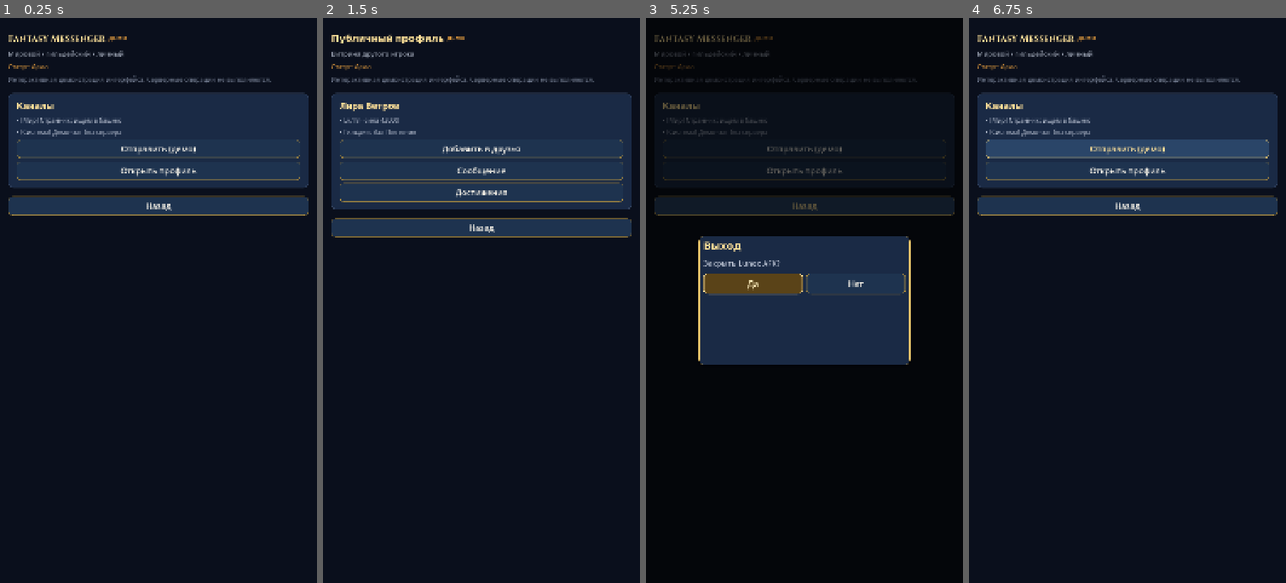
Above: before the commit, frames 1-4 (left to right).
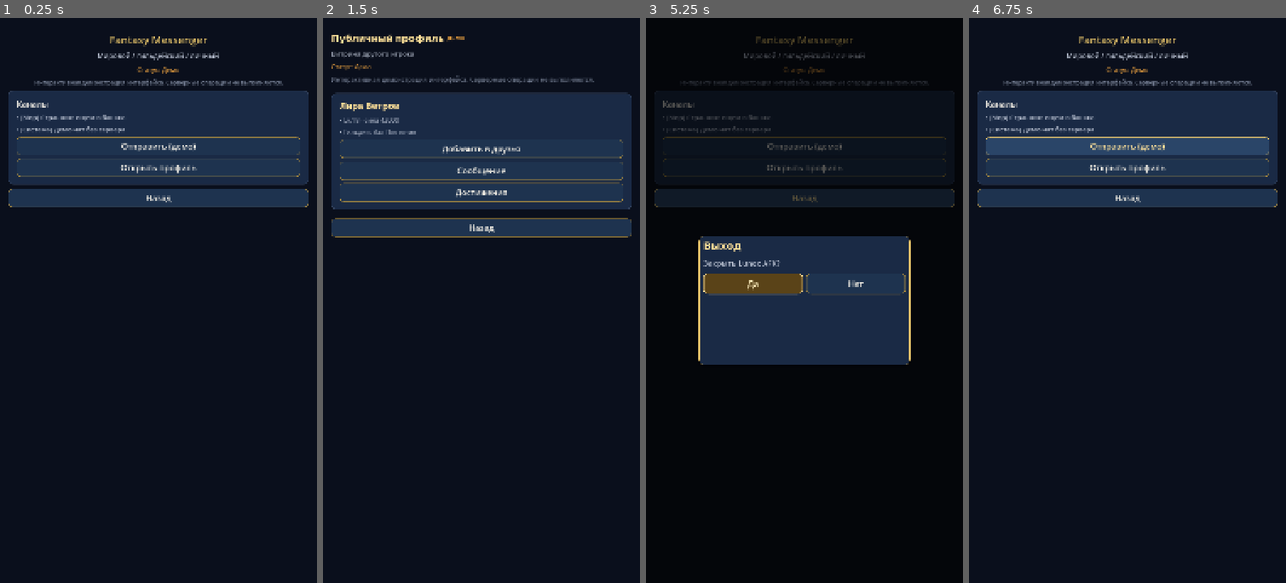
Above: after the commit, the same moments.

Repository: maillunex-lang/number5
Game: Godot game, scene res://scenes/features/chat.tscn
The game is run twice, just before and just after one commit, with the same random seed, the same clock (stepped at 60 frames per second) and the same inputs. This scene is started directly instead of the project's main scene.
Inputs:
- Up to frame 1 (0.25 s): no input
- Up to frame 2 (1.5 s): click "Отправить (демо)" at 0.5 s; click "Открыть профиль" at 1.25 s
- Up to frame 3 (5.25 s): click "Добавить в друзья" at 2 s; click "Назад" at 2.75 s; click "Нет" at 3.5 s; click "Сообщение" at 4.25 s; click "Назад" at 5 s
- Up to frame 4 (6.75 s): click "Нет" at 5.75 s; click "Отправить (демо)" at 6.5 s

The runs differ from the first frame. In frame 1, 7.5% of the frame differs, in the area x 2-98%, y 3-35%; in frame 2, nothing differs; in frame 3, 4.6%; in frame 4, 7.9%.

Commit message:
UI-VISUAL wave5+: Chat/Friends/Rankings Theme hosts
Migrate social demo screens off DemoScreenBuilder onto .tscn chrome +
FeatureSectionHost DynamicHost fill; align VIP/SocialHub to the helper.

Co-authored-by: maillunex-lang <maillunex-lang@users.noreply.github.com>

Diff:
--- a/scenes/features/chat.gd
+++ b/scenes/features/chat.gd
@@ -1,12 +1,18 @@
 extends Control
-## Auto-generated demo feature screen
+## SOCIAL-02 chat: chrome в .tscn; DynamicHost — без DemoScreenBuilder.
 
 var _payload: Dictionary = {}
-const CONFIG := {
-	"title": "Fantasy Messenger",
-	"status": "Демо",
-	"subtitle": "Мировой / гильдейский / личный",
-	"sections": [
+
+@onready var _title: Label = $Safe/Scroll/VBox/Title
+@onready var _host: VBoxContainer = $Safe/Scroll/VBox/DynamicHost
+
+func setup(payload: Dictionary = {}) -> void:
+	_payload = payload
+
+func _ready() -> void:
+	$Safe/Scroll/VBox/BackBtn.pressed.connect(func(): ScreenRouter.handle_back())
+	_title.text = str(_payload.get("title_override", "Fantasy Messenger"))
+	FeatureSectionHost.fill(_host, [
 		{
 			"title": "Каналы",
 			"lines": [
@@ -14,26 +20,8 @@
 				"[Система] Демо-чат без сервера",
 			],
 			"actions": [
-				{
-					"label": "Отправить (демо)",
-					"kind": "toast",
-					"msg": "Сообщение не отправлено на сервер",
-				},
-				{
-					"label": "Открыть профиль",
-					"kind": "route",
-					"route": "PROFILE-02",
-				},
+				{"label": "Отправить (демо)", "kind": "toast", "msg": "Сообщение не отправлено на сервер"},
+				{"label": "Открыть профиль", "kind": "route", "route": "PROFILE-02"},
 			],
 		},
-	],
-}
-
-func setup(payload: Dictionary = {}) -> void:
-	_payload = payload
-
-func _ready() -> void:
-	var cfg := CONFIG.duplicate(true)
-	if _payload.has("title_override"):
-		cfg["title"] = _payload["title_override"]
-	DemoScreenBuilder.build($Safe/Scroll/VBox, cfg)
+	])
--- a/scenes/features/chat.tscn
+++ b/scenes/features/chat.tscn
@@ -1,4 +1,4 @@
-[gd_scene load_steps=2 format=3]
+[gd_scene load_steps=2 format=3 uid="uid://lunexchathub"]
 
 [ext_resource type="Script" path="res://scenes/features/chat.gd" id="1"]
 
@@ -29,9 +29,51 @@
 
 [node name="Scroll" type="ScrollContainer" parent="Safe"]
 layout_mode = 2
+size_flags_vertical = 3
 horizontal_scroll_mode = 0
 
 [node name="VBox" type="VBoxContainer" parent="Safe/Scroll"]
 layout_mode = 2
 size_flags_horizontal = 3
+theme_override_constants/separation = 14
+
+[node name="Title" type="Label" parent="Safe/Scroll/VBox"]
+layout_mode = 2
+theme_override_colors/font_color = Color(0.909804, 0.772549, 0.415686, 1)
+theme_override_font_sizes/font_size = 36
+text = "Fantasy Messenger"
+horizontal_alignment = 1
+
+[node name="Subtitle" type="Label" parent="Safe/Scroll/VBox"]
+layout_mode = 2
+theme_override_colors/font_color = Color(0.721569, 0.752941, 0.815686, 1)
+theme_override_font_sizes/font_size = 24
+text = "Мировой / гильдейский / личный"
+horizontal_alignment = 1
+autowrap_mode = 3
+
+[node name="StatusLabel" type="Label" parent="Safe/Scroll/VBox"]
+layout_mode = 2
+theme_override_colors/font_color = Color(0.878431, 0.603922, 0.243137, 1)
+theme_override_font_sizes/font_size = 22
+text = "Статус: Демо"
+horizontal_alignment = 1
+
+[node name="Blurb" type="Label" parent="Safe/Scroll/VBox"]
+layout_mode = 2
+theme_override_colors/font_color = Color(0.478431, 0.517647, 0.6, 1)
+theme_override_font_sizes/font_size = 20
+text = "Интерактивная демонстрация интерфейса. Серверные операции не выполняются."
+horizontal_alignment = 1
+autowrap_mode = 3
+
+[node name="DynamicHost" type="VBoxContainer" parent="Safe/Scroll/VBox"]
+layout_mode = 2
+size_flags_horizontal = 3
 theme_override_constants/separation = 12
+
+[node name="BackBtn" type="Button" parent="Safe/Scroll/VBox"]
+custom_minimum_size = Vector2(0, 64)
+layout_mode = 2
+theme_type_variation = &"GameButton"
+text = "Назад"
--- a/scenes/features/friends.gd
+++ b/scenes/features/friends.gd
@@ -1,12 +1,18 @@
 extends Control
-## Auto-generated demo feature screen
+## SOCIAL-03 friends: chrome в .tscn; DynamicHost — без DemoScreenBuilder.
 
 var _payload: Dictionary = {}
-const CONFIG := {
-	"title": "Друзья",
-	"status": "Демо",
-	"subtitle": "Карточки игроков и заявки",
-	"sections": [
+
+@onready var _title: Label = $Safe/Scroll/VBox/Title
+@onready var _host: VBoxContainer = $Safe/Scroll/VBox/DynamicHost
+
+func setup(payload: Dictionary = {}) -> void:
+	_payload = payload
+
+func _ready() -> void:
+	$Safe/Scroll/VBox/BackBtn.pressed.connect(func(): ScreenRouter.handle_back())
+	_title.text = str(_payload.get("title_override", "Друзья"))
+	FeatureSectionHost.fill(_host, [
 		{
 			"title": "Список",
 			"lines": [
@@ -14,26 +20,8 @@
 				"Боро Камень · Lv.15 · сила 31000",
 			],
 			"actions": [
-				{
-					"label": "Подарок (демо)",
-					"kind": "toast",
-					"msg": "Подарок отмечен локально",
-				},
-				{
-					"label": "Заявки",
-					"kind": "info",
-					"msg": "Нет новых заявок",
-				},
+				{"label": "Подарок (демо)", "kind": "toast", "msg": "Подарок отмечен локально"},
+				{"label": "Заявки", "kind": "info", "msg": "Нет новых заявок"},
 			],
 		},
-	],
-}
-
-func setup(payload: Dictionary = {}) -> void:
-	_payload = payload
-
-func _ready() -> void:
-	var cfg := CONFIG.duplicate(true)
-	if _payload.has("title_override"):
-		cfg["title"] = _payload["title_override"]
-	DemoScreenBuilder.build($Safe/Scroll/VBox, cfg)
+	])
--- a/scenes/features/friends.tscn
+++ b/scenes/features/friends.tscn
@@ -1,4 +1,4 @@
-[gd_scene load_steps=2 format=3]
+[gd_scene load_steps=2 format=3 uid="uid://lunexfriendshub"]
 
 [ext_resource type="Script" path="res://scenes/features/friends.gd" id="1"]
 
@@ -29,9 +29,51 @@
 
 [node name="Scroll" type="ScrollContainer" parent="Safe"]
 layout_mode = 2
+size_flags_vertical = 3
 horizontal_scroll_mode = 0
 
 [node name="VBox" type="VBoxContainer" parent="Safe/Scroll"]
 layout_mode = 2
 size_flags_horizontal = 3
+theme_override_constants/separation = 14
+
+[node name="Title" type="Label" parent="Safe/Scroll/VBox"]
+layout_mode = 2
+theme_override_colors/font_color = Color(0.909804, 0.772549, 0.415686, 1)
+theme_override_font_sizes/font_size = 36
+text = "Друзья"
+horizontal_alignment = 1
+
+[node name="Subtitle" type="Label" parent="Safe/Scroll/VBox"]
+layout_mode = 2
+theme_override_colors/font_color = Color(0.721569, 0.752941, 0.815686, 1)
+theme_override_font_sizes/font_size = 24
+text = "Карточки игроков и заявки"
+horizontal_alignment = 1
+autowrap_mode = 3
+
+[node name="StatusLabel" type="Label" parent="Safe/Scroll/VBox"]
+layout_mode = 2
+theme_override_colors/font_color = Color(0.878431, 0.603922, 0.243137, 1)
+theme_override_font_sizes/font_size = 22
+text = "Статус: Демо"
+horizontal_alignment = 1
+
+[node name="Blurb" type="Label" parent="Safe/Scroll/VBox"]
+layout_mode = 2
+theme_override_colors/font_color = Color(0.478431, 0.517647, 0.6, 1)
+theme_override_font_sizes/font_size = 20
+text = "Интерактивная демонстрация интерфейса. Серверные операции не выполняются."
+horizontal_alignment = 1
+autowrap_mode = 3
+
+[node name="DynamicHost" type="VBoxContainer" parent="Safe/Scroll/VBox"]
+layout_mode = 2
+size_flags_horizontal = 3
 theme_override_constants/separation = 12
+
+[node name="BackBtn" type="Button" parent="Safe/Scroll/VBox"]
+custom_minimum_size = Vector2(0, 64)
+layout_mode = 2
+theme_type_variation = &"GameButton"
+text = "Назад"
--- a/scenes/features/rankings.gd
+++ b/scenes/features/rankings.gd
@@ -1,12 +1,18 @@
 extends Control
-## Auto-generated demo feature screen
+## RANK-01 rankings: chrome в .tscn; DynamicHost — без DemoScreenBuilder.
 
 var _payload: Dictionary = {}
-const CONFIG := {
-	"title": "Рейтинги",
-	"status": "Демо",
-	"subtitle": "Пьедестал топ-3",
-	"sections": [
+
+@onready var _title: Label = $Safe/Scroll/VBox/Title
+@onready var _host: VBoxContainer = $Safe/Scroll/VBox/DynamicHost
+
+func setup(payload: Dictionary = {}) -> void:
+	_payload = payload
+
+func _ready() -> void:
+	$Safe/Scroll/VBox/BackBtn.pressed.connect(func(): ScreenRouter.handle_back())
+	_title.text = str(_payload.get("title_override", "Рейтинги"))
+	FeatureSectionHost.fill(_host, [
 		{
 			"title": "Топ",
 			"lines": [
@@ -15,26 +21,8 @@
 				"3. Боро · 31000",
 			],
 			"actions": [
-				{
-					"label": "Профиль #2",
-					"kind": "route",
-					"route": "PROFILE-02",
-				},
-				{
-					"label": "Фильтр: сила",
-					"kind": "toast",
-					"msg": "Фильтр (демо)",
-				},
+				{"label": "Профиль #2", "kind": "route", "route": "PROFILE-02"},
+				{"label": "Фильтр: сила", "kind": "toast", "msg": "Фильтр (демо)"},
 			],
 		},
-	],
-}
-
-func setup(payload: Dictionary = {}) -> void:
-	_payload = payload
-
-func _ready() -> void:
-	var cfg := CONFIG.duplicate(true)
-	if _payload.has("title_override"):
-		cfg["title"] = _payload["title_override"]
-	DemoScreenBuilder.build($Safe/Scroll/VBox, cfg)
+	])
--- a/scenes/features/rankings.tscn
+++ b/scenes/features/rankings.tscn
@@ -1,4 +1,4 @@
-[gd_scene load_steps=2 format=3]
+[gd_scene load_steps=2 format=3 uid="uid://lunexrankingshub"]
 
 [ext_resource type="Script" path="res://scenes/features/rankings.gd" id="1"]
 
@@ -29,9 +29,51 @@
 
 [node name="Scroll" type="ScrollContainer" parent="Safe"]
 layout_mode = 2
+size_flags_vertical = 3
 horizontal_scroll_mode = 0
 
 [node name="VBox" type="VBoxContainer" parent="Safe/Scroll"]
 layout_mode = 2
 size_flags_horizontal = 3
+theme_override_constants/separation = 14
+
+[node name="Title" type="Label" parent="Safe/Scroll/VBox"]
+layout_mode = 2
+theme_override_colors/font_color = Color(0.909804, 0.772549, 0.415686, 1)
+theme_override_font_sizes/font_size = 36
+text = "Рейтинги"
+horizontal_alignment = 1
+
+[node name="Subtitle" type="Label" parent="Safe/Scroll/VBox"]
+layout_mode = 2
+theme_override_colors/font_color = Color(0.721569, 0.752941, 0.815686, 1)
+theme_override_font_sizes/font_size = 24
+text = "Пьедестал топ-3"
+horizontal_alignment = 1
+autowrap_mode = 3
+
+[node name="StatusLabel" type="Label" parent="Safe/Scroll/VBox"]
+layout_mode = 2
+theme_override_colors/font_color = Color(0.878431, 0.603922, 0.243137, 1)
+theme_override_font_sizes/font_size = 22
+text = "Статус: Демо"
+horizontal_alignment = 1
+
+[node name="Blurb" type="Label" parent="Safe/Scroll/VBox"]
+layout_mode = 2
+theme_override_colors/font_color = Color(0.478431, 0.517647, 0.6, 1)
+theme_override_font_sizes/font_size = 20
+text = "Интерактивная демонстрация интерфейса. Серверные операции не выполняются."
+horizontal_alignment = 1
+autowrap_mode = 3
+
+[node name="DynamicHost" type="VBoxContainer" parent="Safe/Scroll/VBox"]
+layout_mode = 2
+size_flags_horizontal = 3
 theme_override_constants/separation = 12
+
+[node name="BackBtn" type="Button" parent="Safe/Scroll/VBox"]
+custom_minimum_size = Vector2(0, 64)
+layout_mode = 2
+theme_type_variation = &"GameButton"
+text = "Назад"
--- a/scenes/features/social_hub.gd
+++ b/scenes/features/social_hub.gd
@@ -6,35 +6,20 @@
 @onready var _title: Label = $Safe/Scroll/VBox/Title
 @onready var _host: VBoxContainer = $Safe/Scroll/VBox/DynamicHost
 
-const ROUTES := [
-	{"label": "Чаты", "route": "SOCIAL-02"},
-	{"label": "Друзья", "route": "SOCIAL-03"},
-	{"label": "Почта", "route": "SOCIAL-04"},
-	{"label": "Рейтинги", "route": "RANK-01"},
-]
-
 func setup(payload: Dictionary = {}) -> void:
 	_payload = payload
 
 func _ready() -> void:
 	$Safe/Scroll/VBox/BackBtn.pressed.connect(func(): ScreenRouter.handle_back())
 	_title.text = str(_payload.get("title_override", "Социальный центр"))
-	for c in _host.get_children():
-		c.queue_free()
-	var panel_scene: PackedScene = load("res://scenes/ui/components/game_panel.tscn")
-	var panel: GamePanel = panel_scene.instantiate()
-	panel.panel_kind = "GamePanel"
-	_host.add_child(panel)
-	var content: VBoxContainer = panel.get_node("Pad/Content")
-	var head := Label.new()
-	head.text = "Разделы"
-	head.add_theme_font_size_override("font_size", 28)
-	content.add_child(head)
-	for item in ROUTES:
-		var b := Button.new()
-		b.text = str(item["label"])
-		b.custom_minimum_size = Vector2(0, 56)
-		b.theme_type_variation = &"GameButton"
-		var route: String = str(item["route"])
-		b.pressed.connect(func(): ScreenRouter.go(route))
-		content.add_child(b)
+	FeatureSectionHost.fill(_host, [
+		{
+			"title": "Разделы",
+			"actions": [
+				{"label": "Чаты", "kind": "route", "route": "SOCIAL-02"},
+				{"label": "Друзья", "kind": "route", "route": "SOCIAL-03"},
+				{"label": "Почта", "kind": "route", "route": "SOCIAL-04"},
+				{"label": "Рейтинги", "kind": "route", "route": "RANK-01"},
+			],
+		},
+	])
--- a/scenes/features/vip.gd
+++ b/scenes/features/vip.gd
@@ -20,7 +20,7 @@
 	_title.text = str(_payload.get("title_override", "VIP-центр"))
 	_subtitle.text = "Зал привилегий"
 	_status.text = "Статус: %s" % ContentPackageLoader.package_label()
-	_fill_host([
+	FeatureSectionHost.fill(_host, [
 		{
 			"title": "Уровень VIP %d" % level,
 			"lines": [
@@ -33,40 +33,3 @@
 			],
 		},
 	])
-
-func _fill_host(sections: Array) -> void:
-	for c in _host.get_children():
-		c.queue_free()
-	var panel_scene: PackedScene = load("res://scenes/ui/components/game_panel.tscn")
-	for section in sections:
-		var panel: GamePanel = panel_scene.instantiate()
-		panel.panel_kind = "GamePanel"
-		_host.add_child(panel)
-		var content: VBoxContainer = panel.get_node("Pad/Content")
-		var head := Label.new()
-		head.text = str(section.get("title", ""))
-		head.add_theme_font_size_override("font_size", 28)
-		content.add_child(head)
-		for line in section.get("lines", []):
-			var l := Label.new()
-			l.text = "• %s" % str(line)
-			l.add_theme_font_size_override("font_size", 22)
-			l.add_theme_color_override("font_color", LunexColors.TEXT_SECONDARY)
-			l.autowrap_mode = TextServer.AUTOWRAP_WORD_SMART
-			content.add_child(l)
-		for action in section.get("actions", []):
-			var b := Button.new()
-			b.text = str(action.get("label", "Действие"))
-			b.custom_minimum_size = Vector2(0, 56)
-			b.theme_type_variation = &"GameButton"
-			var kind: String = str(action.get("kind", "info"))
-			var msg: String = str(action.get("msg", "Демо-действие"))
-			b.pressed.connect(func():
-				match kind:
-					"reward":
-						ModalManager.push_rewards("Награда (демо)", action.get("rewards", ["Золото ×100"]))
-						AppState.add_demo_rewards(100, 0)
-					_:
-						ModalManager.push_info(str(action.get("label", "Инфо")), msg)
-			)
-			content.add_child(b)
--- a/scenes/ui/preview/ui_preview_root.gd
+++ b/scenes/ui/preview/ui_preview_root.gd
@@ -18,6 +18,7 @@
 	"Settings scaffold": "_show_settings",
 	"Wave4 Heroes/Auth": "_show_wave4",
 	"Wave5 VIP/Social/Result": "_show_wave5",
+	"Wave5+ Chat/Friends/Rank": "_show_wave5_plus",
 }
 
 func _ready() -> void:
@@ -241,3 +242,26 @@
 			_host.add_child(sc)
 		)
 		col.add_child(btn)
+
+func _show_wave5_plus() -> void:
+	_clear_host()
+	_hint.text = "Wave5+: Chat · Friends · Rankings"
+	var col := VBoxContainer.new()
+	col.add_theme_constant_override("separation", 14)
+	col.set_anchors_and_offsets_preset(Control.PRESET_FULL_RECT)
+	_host.add_child(col)
+	for path in [
+		"res://scenes/features/chat.tscn",
+		"res://scenes/features/friends.tscn",
+		"res://scenes/features/rankings.tscn",
+	]:
+		var btn := UIFactory.fantasy_button(path.get_file(), 56)
+		var p: String = path
+		btn.pressed.connect(func():
+			_clear_host()
+			_hint.text = p
+			var sc: Control = (load(p) as PackedScene).instantiate()
+			sc.set_anchors_and_offsets_preset(Control.PRESET_FULL_RECT)
+			_host.add_child(sc)
+		)
+		col.add_child(btn)
--- /dev/null
+++ b/scripts/ui/feature_section_host.gd
@@ -0,0 +1,48 @@
+class_name FeatureSectionHost
+extends RefCounted
+## Секции GamePanel в DynamicHost (chrome экрана — в .tscn).
+
+static func fill(host: VBoxContainer, sections: Array) -> void:
+	for c in host.get_children():
+		c.queue_free()
+	var panel_scene: PackedScene = load("res://scenes/ui/components/game_panel.tscn")
+	for section in sections:
+		var panel: GamePanel = panel_scene.instantiate()
+		panel.panel_kind = "GamePanel"
+		host.add_child(panel)
+		var content: VBoxContainer = panel.get_node("Pad/Content")
+		var head := Label.new()
+		head.text = str(section.get("title", ""))
+		head.add_theme_font_size_override("font_size", 28)
+		content.add_child(head)
+		for line in section.get("lines", []):
+			var l := Label.new()
+			l.text = "• %s" % str(line)
+			l.add_theme_font_size_override("font_size", 22)
+			l.add_theme_color_override("font_color", LunexColors.TEXT_SECONDARY)
+			l.autowrap_mode = TextServer.AUTOWRAP_WORD_SMART
+			content.add_child(l)
+		for action in section.get("actions", []):
+			var b := Button.new()
+			b.text = str(action.get("label", "Действие"))
+			b.custom_minimum_size = Vector2(0, 56)
+			b.theme_type_variation = &"GameButton"
+			var kind: String = str(action.get("kind", "info"))
+			var route: String = str(action.get("route", ""))
+			var msg: String = str(action.get("msg", "Демо-действие"))
+			b.pressed.connect(func():
+				match kind:
+					"route":
+						if route != "":
+							ScreenRouter.go(route)
+					"reward":
+						ModalManager.push_rewards("Награда (демо)", action.get("rewards", ["Золото ×100"]))
+						AppState.add_demo_rewards(100, 0)
+					"locked":
+						ModalManager.push_locked(str(action.get("label", "")), str(action.get("req", "Недоступно в демо")))
+					"toast":
+						NotificationManager.info(msg)
+					_:
+						ModalManager.push_info(str(action.get("label", "Инфо")), msg)
+			)
+			content.add_child(b)
Not shown, changed: docs/AI_HANDOFF.md
Not shown, changed: docs/ROADMAP.md
Not shown, changed: docs/STATUS.md
Not shown, changed: docs/UI_VISUAL_AUDIT.md
